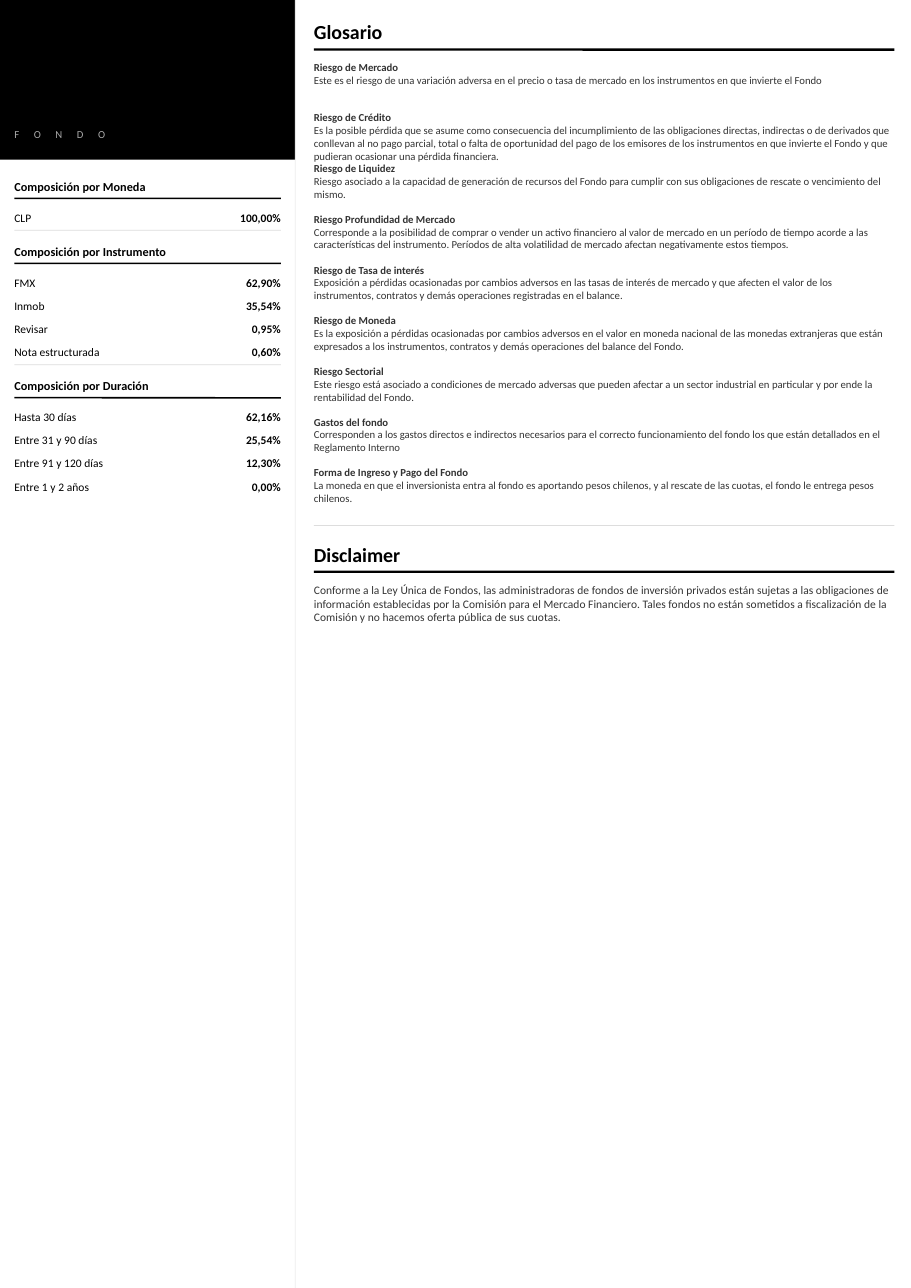
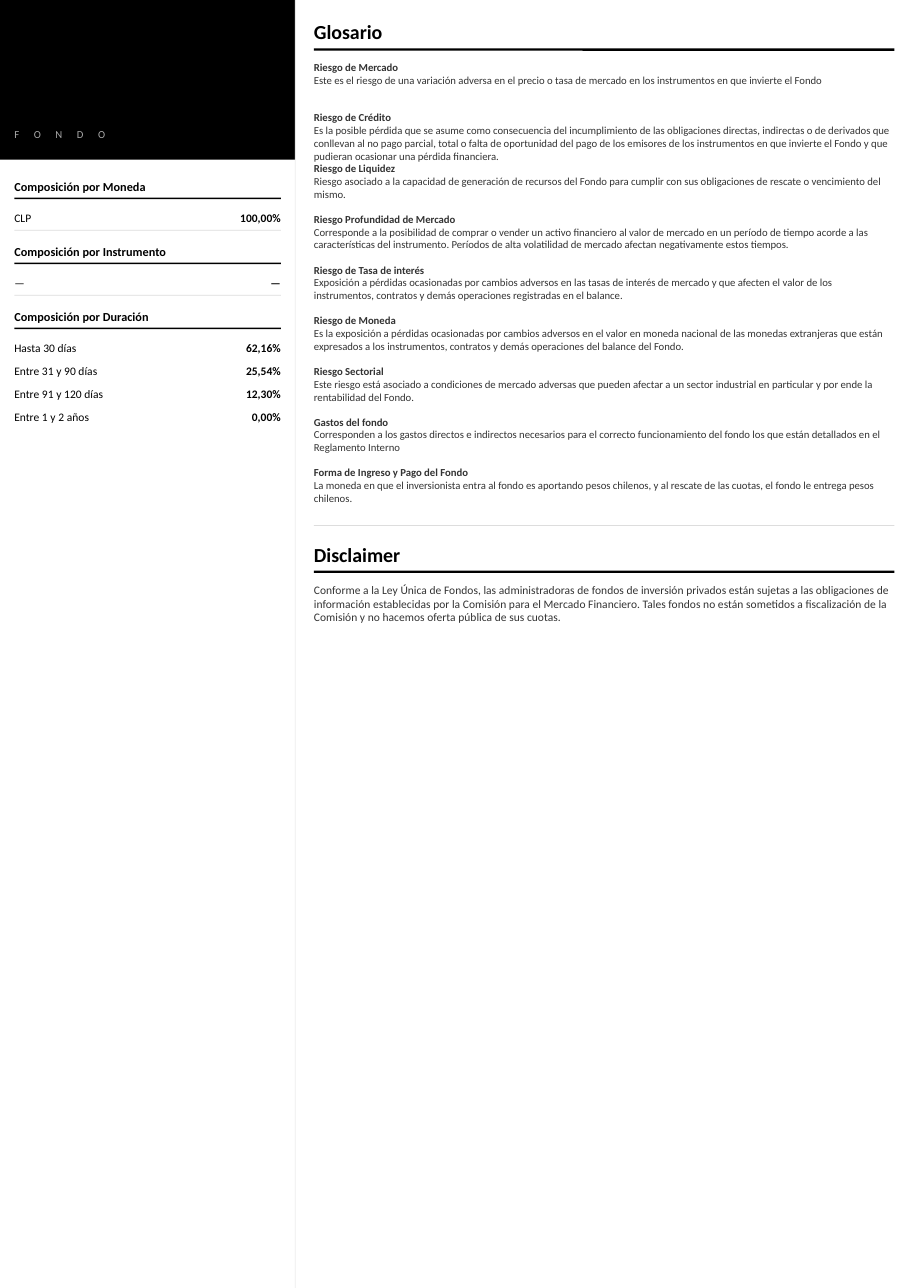
Before and after one commit to mivelascor/fondos-financieros, a slide deck: slide 2 of folletos/2026-04/pptx/FIP_VANTRUST_LIQUIDEZ_CAJA.pptx. Drawn at 911x1288 pixels with LibreOffice and Linux fonts; fonts in the diff are those of the drawing. Boxes give left, top, right and bottom in pixels: in the first picture for what was removed or moved away, otherwise in the second. Text is boxed around its words. In the diff, an @@ line names an element or a change of style, - is before the commit and + after.

```diff
--- a/folletos/2026-04/pptx/FIP_VANTRUST_LIQUIDEZ_CAJA.pptx
+++ b/folletos/2026-04/pptx/FIP_VANTRUST_LIQUIDEZ_CAJA.pptx
@@ text removed at [14, 279, 35, 287] @@
-FMX
@@ text added at [14, 272, 180, 293], 7.5 pt, text #000000 @@
+—
@@ text added at [180, 272, 281, 293], 7.5 pt, text #000000, bold @@
+—
@@ text removed at [246, 279, 281, 289] @@
-62,90%
@@ 9 texts, 2 lines: place and size @@
-9 texts, 2 lines at [14, 365, 281, 493]
+9 texts, 2 lines at [14, 295, 281, 423]
@@ text removed at [14, 302, 44, 310] @@
-Inmob
@@ text removed at [14, 325, 48, 333] @@
-Revisar
@@ text removed at [246, 302, 281, 312] @@
-35,54%
@@ text removed at [252, 325, 281, 335] @@
-0,95%
@@ text removed at [14, 348, 100, 356] @@
-Nota estructurada
@@ text removed at [252, 348, 281, 358] @@
-0,60%
```
Also in this commit, not shown: 1 other slide changed, 22 other files.
